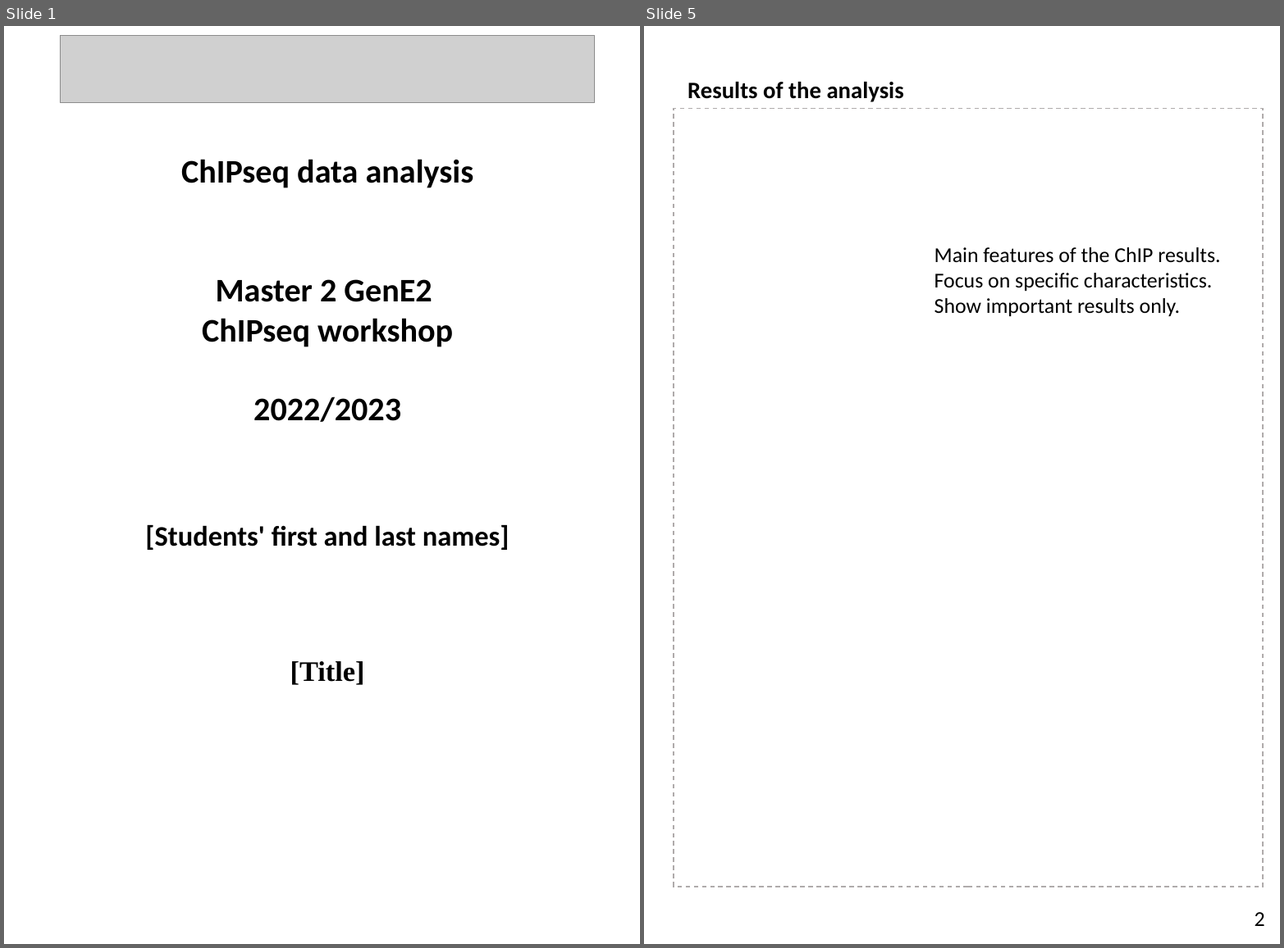
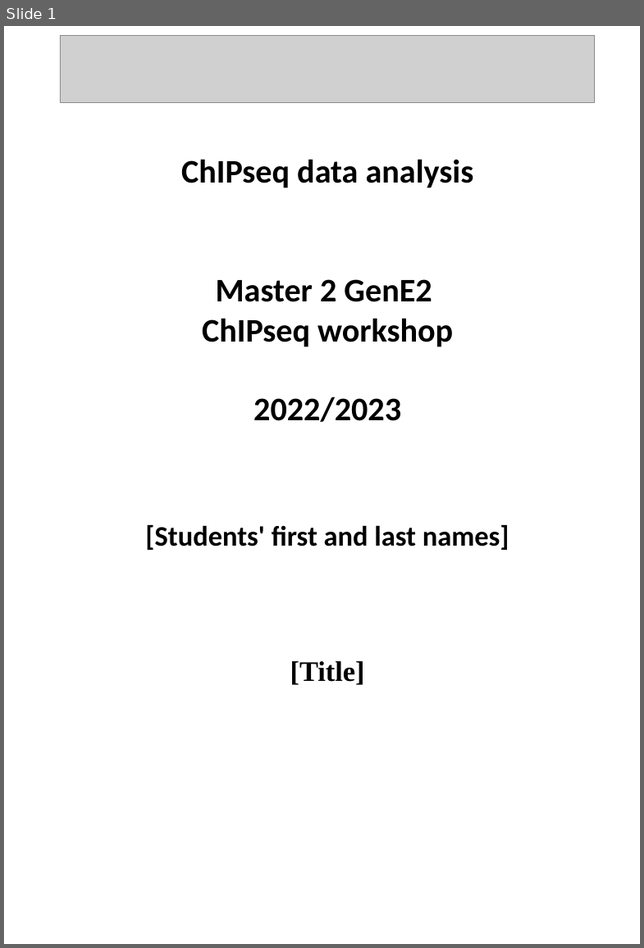
Before and after one commit to PierreGrognet/ChIPseq_Workshop, a slide deck: Pictures/Report2_ChIPseq_analysis_report_model.pptx. Shown side by side, each under a label of ours: slides 1 and 5 before the commit, slide 1 after it; the slides between them are not shown. The pictures are 1284x948 and 644x948 pixels, drawn with LibreOffice and Linux fonts; fonts in the diff are those of the drawing; grey boxes stand for pictures. Boxes give left, top, right and bottom in pixels: in the first picture for what was removed or moved away, otherwise in the second. Text is boxed around its words. In the diff, an @@ line names an element or a change of style, - is before the commit and + after.

```diff
--- a/Pictures/Report2_ChIPseq_analysis_report_model.pptx
+++ b/Pictures/Report2_ChIPseq_analysis_report_model.pptx
@@ slide 5 removed at (x1=644, y1=26, x2=1280, y2=944), background #FFFFFF @@
@@ text removed at (x1=687, y1=82, x2=904, y2=102) @@
-Results of the analysis
@@ rectangle removed at (x1=674, y1=108, x2=1262, y2=887) @@
@@ text removed at (x1=934, y1=247, x2=1220, y2=316) @@
-Main features of the ChIP results.
-Focus on specific characteristics.
-Show important results only.
@@ text removed at (x1=1254, y1=912, x2=1265, y2=926) @@
-2
```
Also in this commit, not shown: 5 slides changed, 1 slide added, 26 other files.
